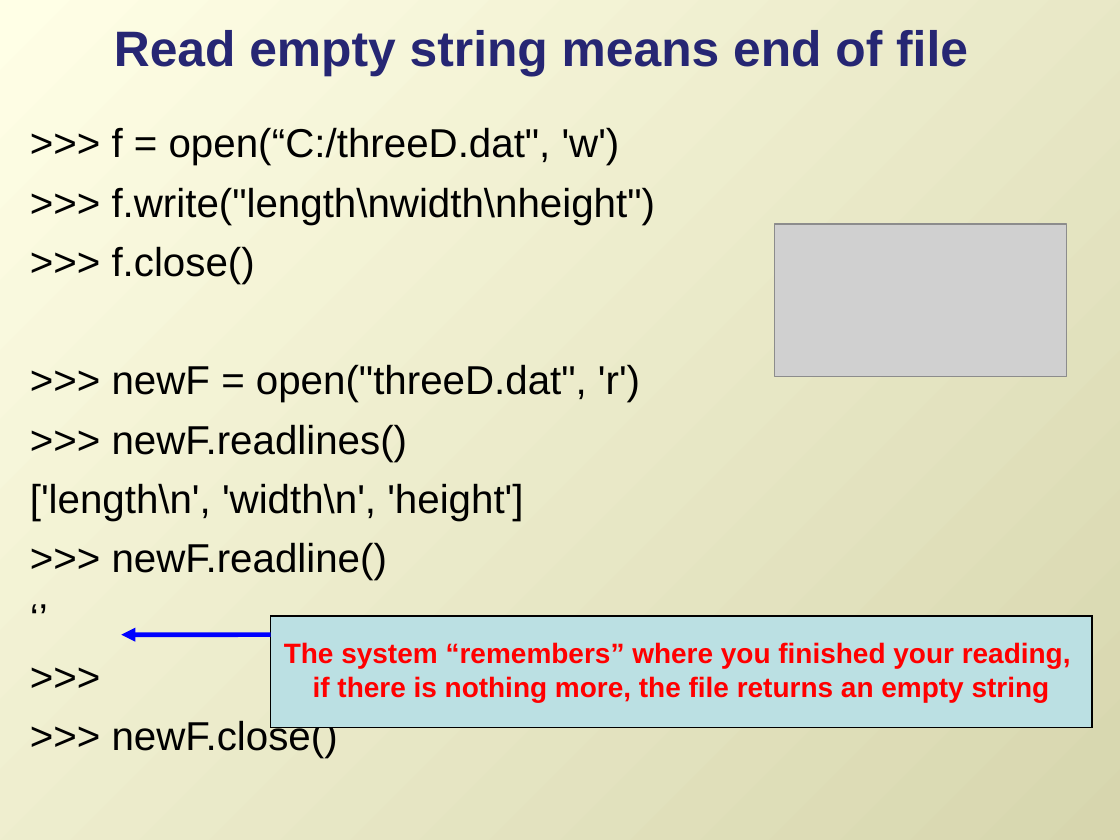
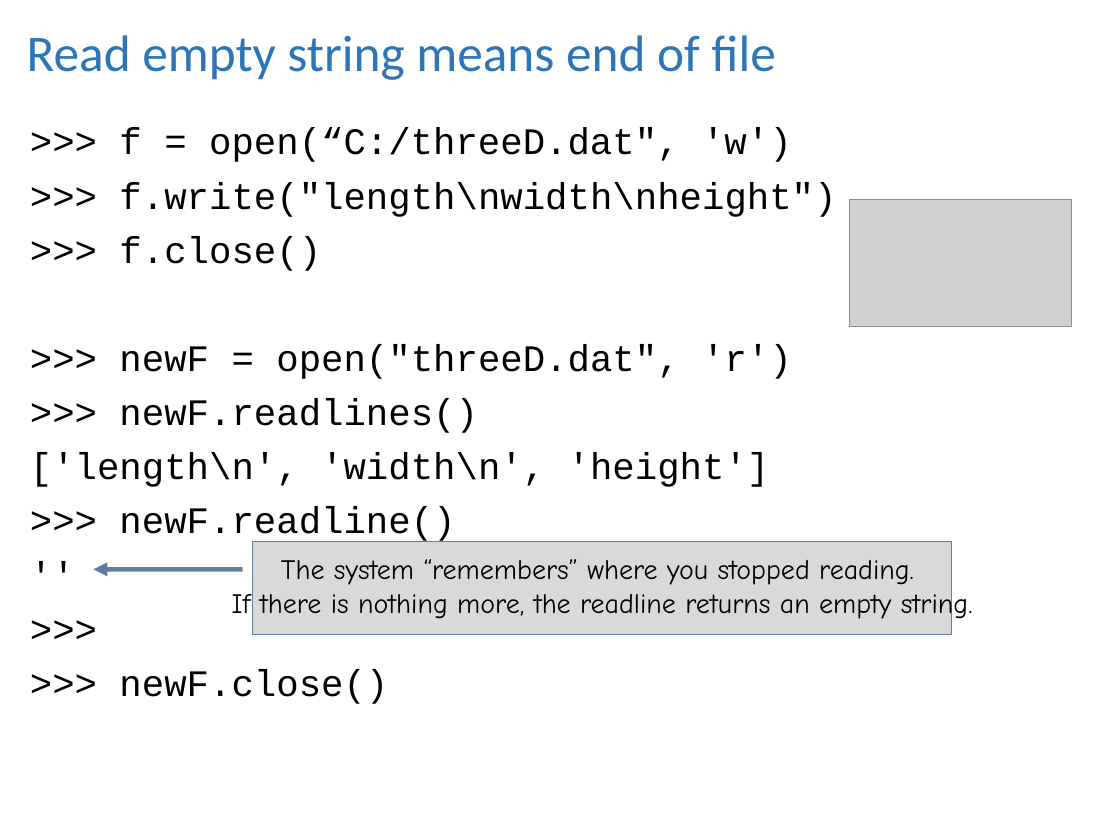
Before and after one commit to lgtateos/gis540, a slide deck: slide 16 of slides/fileIO.ppt (slide 15 before the commit). Drawn at 1120x840 pixels with LibreOffice and Linux fonts; fonts in the diff are those of the drawing; grey boxes stand for pictures. Boxes give left, top, right and bottom in pixels: in the first picture for what was removed or moved away, otherwise in the second. Text is boxed around its words. In the diff, an @@ line names an element or a change of style, - is before the commit and + after.

```diff
--- a/slides/fileIO.ppt
+++ b/slides/fileIO.ppt
@@ background gradient #FFFFE6 to #D7D6AE to #FFFFFF @@
@@ title "Read empty string means end ...": place and size @@
-title "Read empty string means end ..." at (114,30,968,76)
+title "Read empty string means end ..." at (27,35,775,80)
@@ title "Read empty string means end ..." at (27,35,775,80): size 32 to 33 pt, font Arial to Calibri, text colour #262673 to #2E75B6, bold off @@
@@ text at (30,128,836,704): text changed; size 25.9 to 24 pt; font Arial to Courier New @@
-‘’
+''
@@ text at (30,128,836,704): size 25.9 to 24 pt, font Arial to Courier New; less space between paragraphs @@
@@ picture: place and size @@
-picture at (775,224,1066,376)
+picture at (849,199,1071,327)
@@ arrow moved from (271, 635) - (121, 635) to (243, 569) - (93, 569) @@
@@ arrow (243, 569) - (93, 569): stroke #0000FF 3 pt to #5D80A1 3 pt @@
@@ rectangle "The system “remembers” where you ...": place and size @@
-rectangle "The system “remembers” where you ..." at (271,616,1092,728)
+rectangle "The system “remembers” where you ..." at (253,541,952,634)
@@ rectangle "The system “remembers” where you ..." at (253,541,952,634): fill #BBE0E3 to #D9D9D9; outline #000000 0.74 pt to #5D80A1 0.74 pt @@
@@ text in rectangle at (260,559,973,622): text changed; font Arial to Comic Neue; text colour #FF0000 to #000000; bold off @@
-The system “remembers” where you finished your reading,
-if there is nothing more, the file returns an empty string
+The system “remembers” where you stopped reading.
+If there is nothing more, the readline returns an empty string.
```
Also in this commit, not shown: 23 other slides changed, 13 slides added, 3 slides removed.
